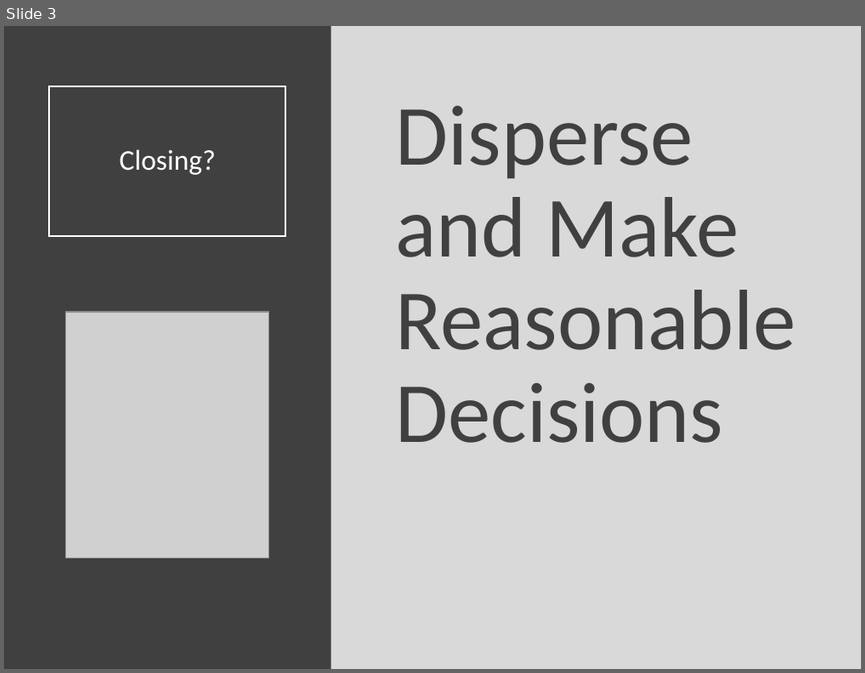
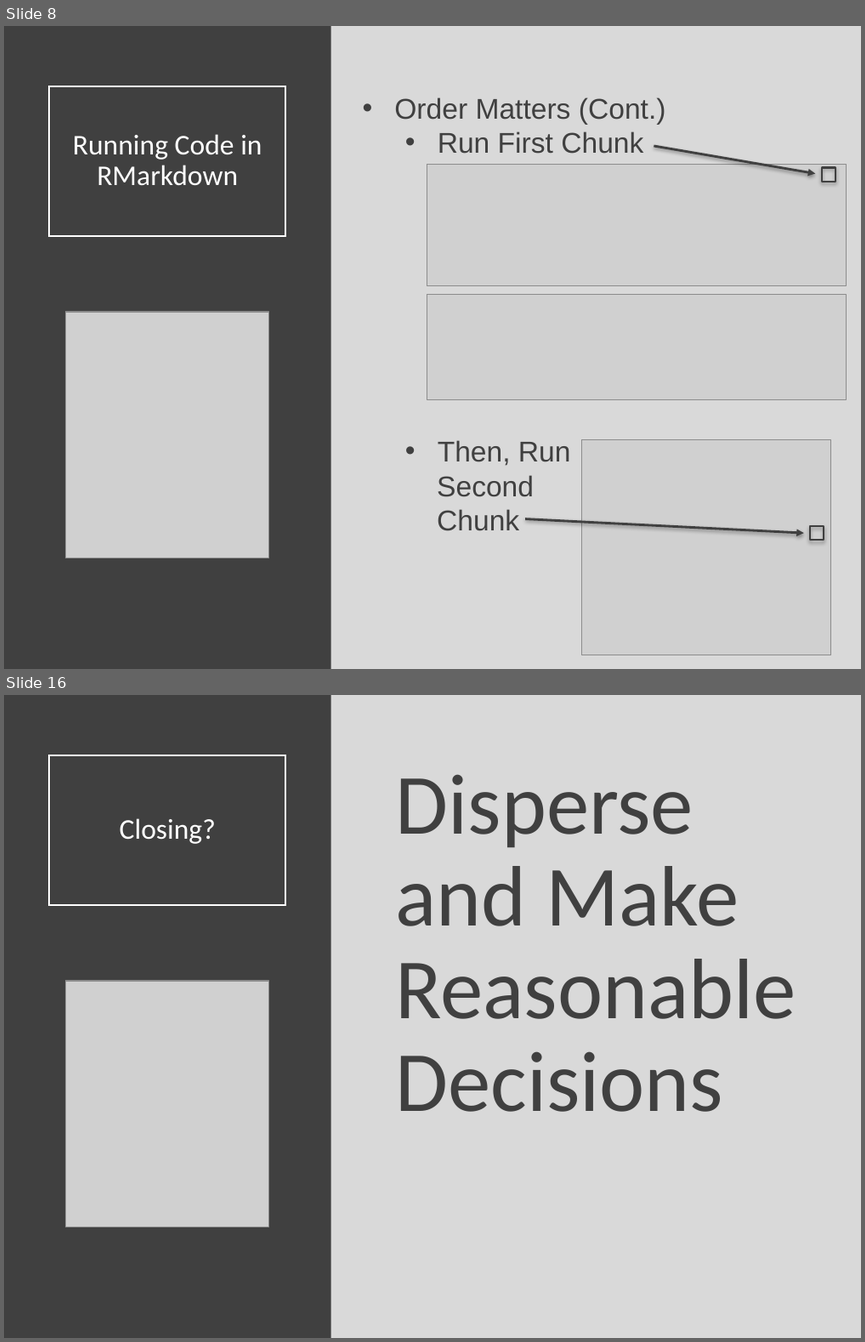
Before and after one commit to Yixf-Self/STOR320_WEBSITE, a slide deck: Lectures/Lecture 3/Lecture 3.pptx. Shown one above the other, each under a label of ours: slide 3 before the commit, slides 8 and 16 after it; the slides between them are not shown. The pictures are 865x673 and 865x1342 pixels, drawn with LibreOffice and Linux fonts; fonts in the diff are those of the drawing; grey boxes stand for pictures. Boxes give left, top, right and bottom in pixels: in the first picture for what was removed or moved away, otherwise in the second. Text is boxed around its words. In the diff, an @@ line names an element or a change of style, - is before the commit and + after.

```diff
--- a/Lectures/Lecture 3/Lecture 3.pptx
+++ b/Lectures/Lecture 3/Lecture 3.pptx
@@ slide 8 added at (x1=4, y1=26, x2=861, y2=669), background #D9D9D9 @@
@@ rectangle added at (x1=4, y1=26, x2=331, y2=669), fill #404040 @@
@@ title added at (x1=49, y1=86, x2=286, y2=236), outline #FFFFFF 1.5 pt, 24 pt, text #FFFFFF @@
+Running Code in RMarkdown
@@ text added at (x1=394, y1=97, x2=666, y2=531), 24 pt, text #404040 @@
+• Order Matters (Cont.)
+  • Run First Chunk
+  • Then, Run
+  Second
+  Chunk
@@ arrow added from (653, 146) to (816, 173), #404040 2 pt @@
@@ picture added at (x1=427, y1=164, x2=846, y2=285) @@
@@ rectangle added at (x1=822, y1=167, x2=835, y2=181), outline #404040 1.5 pt @@
@@ picture added at (x1=427, y1=295, x2=846, y2=398) @@
@@ picture added at (x1=66, y1=312, x2=268, y2=557) @@
@@ picture added at (x1=581, y1=440, x2=831, y2=655) @@
@@ arrow added from (525, 519) to (803, 533), #404040 2 pt @@
@@ rectangle added at (x1=810, y1=526, x2=823, y2=539), outline #404040 1.5 pt @@
@@ what was slide 3 is now slide 16 @@
```
Also in this commit, not shown: 14 other slides added, 2 slides removed, 7 other files.
